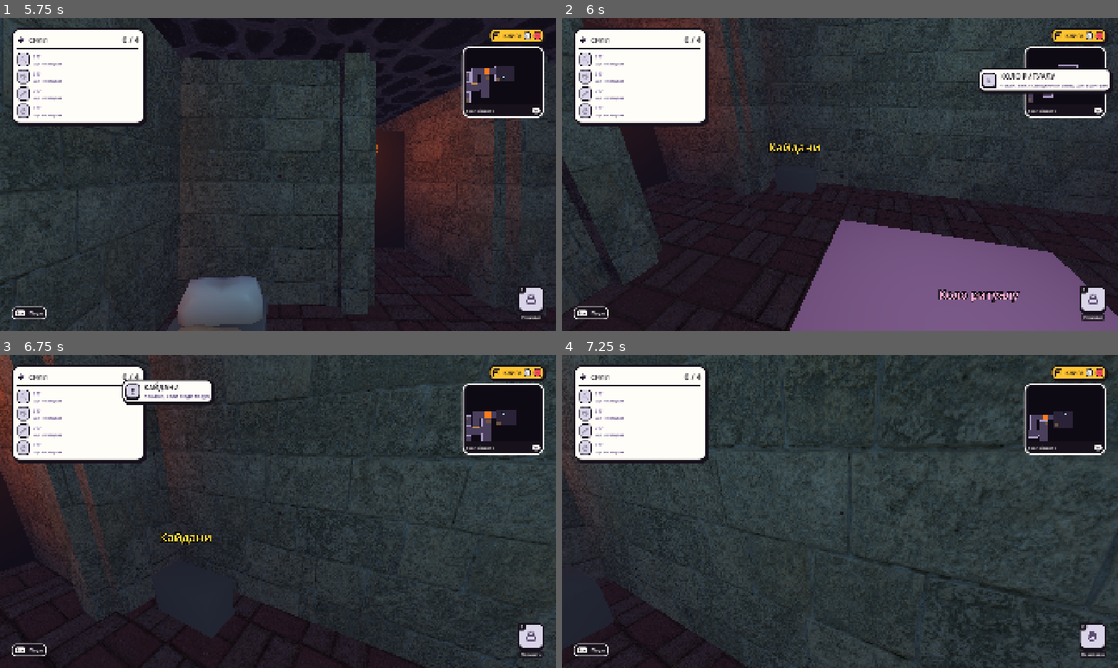
Above: before the commit, frames 1-4 (two rows, left to right).
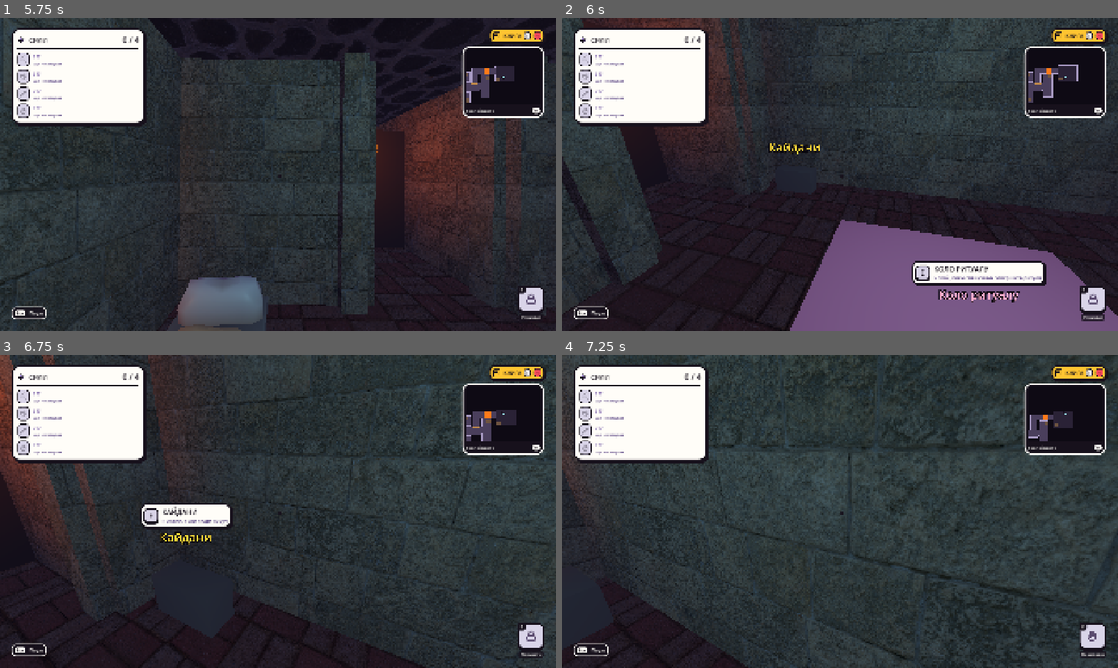
Above: after the commit, the same moments.

Repository: soulvad/halloween-game
Game: Godot game, scene res://scenes/main_menu.tscn
Two runs of this game, one before a commit and one after it. Both use one fixed random seed, a clock stepped at 60 frames per second and the inputs below.
Inputs (mouse positions are in pixels of both pictures, inside the frame that each line leads up to):
- Up to frame 1 (5.75 s): click "ГРАТИ" at 0.5 s; tap Enter (ui_accept) at 1.25, 1.52, 2.27, 3.77, 4.52, 5.27 s; move the mouse to (400, 158) at 1.27 s; hold D (move_right) 1.28-2.03 s; hold E (interact) 1.28-2.03 s; click (400, 158) at 1.42 s; move the mouse to (166, 190) at 2.02 s; hold S (move_back) 2.03-2.78 s; tap J (journal) at 2.1 s; click (166, 190) at 2.17 s; move the mouse to (333, 105) at 2.77 s; hold D (move_right) 2.78-3.53 s; hold Shift (sprint) 2.78-3.53 s; click (333, 105) at 2.92 s; move the mouse to (250, 237) at 3.52 s; hold W (move_forward) 3.53-4.28 s; tap Space at 3.6 s; click (250, 237) at 3.67 s; move the mouse to (444, 221) at 4.27 s; hold A (move_left) from 4.28 s (still down); tap Keypad Enter at 4.35 s; click (444, 221) at 4.42 s; move the mouse to (111, 127) at 5.02 s; tap Backspace at 5.1 s; click (111, 127) at 5.17 s
- Up to frame 2 (6 s): move the mouse to (845, 174) at 5.77 s; release A (move_left) at 5.78 s; hold W (move_forward) from 5.78 s (still down); tap Z at 5.85 s; click (845, 174) at 5.92 s
- Up to frame 3 (6.75 s): move the mouse to (255, 505) at 6.52 s; release W (move_forward) at 6.53 s; hold D (move_right) from 6.53 s (still down); tap Y at 6.6 s; click (255, 505) at 6.67 s
- Up to frame 4 (7.25 s): keep holding D (move_right); tap Enter (ui_accept) at 6.77 s

Frame 1 is identical in both runs. In frame 2, 3.7% of the frame differs, in the area x 62-100%, y 16-86%; in frame 3, 2.3%; in frame 4, nothing differs.

Commit message:
Mouse look no longer sticks on the E card; card sits over the thing
With the mouse captured the cursor stays mid-screen, so the E card over a
station (a PanelContainer, MOUSE_FILTER_STOP) swallowed mouse motion while
it was under the centre: the view froze until you walked away. Mouse look
moves to _input, ahead of the GUI, and the card ignores the mouse.
The card was placed 1.6 m over the station's centre, under the ceiling for
the first memory (y ~1 m); it now sits right over the station's label.

Co-Authored-By: Claude Opus 5.5 <noreply@anthropic.com>

Diff:
--- a/scripts/hud.gd
+++ b/scripts/hud.gd
@@ -8,8 +8,10 @@
 const Station = preload("res://scripts/station.gd")
 const ComicPage = preload("res://scripts/comic_page.gd")
 const MapView = preload("res://scripts/map_view.gd")
-const SCREENS := "res://scripts/screens.gd"  ## how-to / settings, written by the menu side
-
+const SCREENS := "res://scripts/screens.gd"  ## settings, written by the menu side
+
+const PROMPT_OVER := 0.4  ## m over the target's top where the E card sits (= a station's label height)
+const PROMPT_GAP := 34.0  ## px between that point and the card's bottom: clears the label
 const LINE_TIME := 4.5  ## seconds a subtitle stays
 const TOAST_TIME := 3.5  ## seconds the «Нова сила» banner stays (counts only while the game runs)
 const DARK_GREEN := Color("3E8E1E")
@@ -482,6 +484,7 @@
 	col.add_child(_prompt_title)
 	col.add_child(_prompt_sub)
 	_hud.add_child(_prompt)
+	_prompt.mouse_filter = Control.MOUSE_FILTER_IGNORE  # only shows: never catches the captured mouse mid-screen
 	_prompt.hide()
 
 
@@ -510,10 +513,11 @@
 	return ""
 
 
-## E card floating above the target in the world.
+## E card floating above the target in the world: over its own label (station.gd), not a fixed height over its
+## centre, so a thing up on a shelf or a memory near the ceiling doesn't push the card into the ceiling.
 func _update_prompt(t) -> void:
 	var cam := get_viewport().get_camera_3d()
-	var top: Vector3 = t.global_position + Vector3.UP * 1.6 if t else Vector3.ZERO
+	var top: Vector3 = t.global_position + Vector3.UP * (t.size.y / 2 + PROMPT_OVER) if t else Vector3.ZERO
 	_prompt.visible = t != null and cam and not cam.is_position_behind(top)
 	if not _prompt.visible:
 		return
@@ -521,7 +525,7 @@
 	_prompt_sub.text = _prompt_hint(t)
 	_prompt_key.bg_color = UI.GOLD if t.can_use() else UI.GREY
 	_prompt.size = Vector2.ZERO  # shrink to the new text
-	_prompt.position = cam.unproject_position(top) - Vector2(_prompt.size.x / 2, _prompt.size.y + 20)
+	_prompt.position = cam.unproject_position(top) - Vector2(_prompt.size.x / 2, _prompt.size.y + PROMPT_GAP)
 
 
 # --- «Нова сила» toast ---
--- a/scripts/player.gd
+++ b/scripts/player.gd
@@ -138,11 +138,16 @@
 	camera.fov = FOV + PHASE_FOV * phase
 
 
-func _unhandled_input(event: InputEvent) -> void:
+## Mouse look before the GUI: with the mouse captured the cursor sits mid-screen, and a HUD control under it
+## (the E card over a station) would swallow the motion and freeze the view.
+func _input(event: InputEvent) -> void:
 	if event is InputEventMouseMotion and Input.mouse_mode == Input.MOUSE_MODE_CAPTURED:
 		rotation.y -= event.relative.x * MOUSE_SENS
 		head.rotation.x = clampf(head.rotation.x - event.relative.y * MOUSE_SENS, -1.3, 1.3)
-	elif event is InputEventMouseButton and event.pressed and Input.mouse_mode != Input.MOUSE_MODE_CAPTURED and not get_tree().paused:
+
+
+func _unhandled_input(event: InputEvent) -> void:
+	if event is InputEventMouseButton and event.pressed and Input.mouse_mode != Input.MOUSE_MODE_CAPTURED and not get_tree().paused:
 		Input.mouse_mode = Input.MOUSE_MODE_CAPTURED  # click back into the game (e.g. after alt-tab)
 	elif event.is_action_pressed("interact"):
 		var s = target_station()
--- a/tests/smoke_test.gd
+++ b/tests/smoke_test.gd
@@ -70,6 +70,11 @@
 	var candle = st.call("CandleBedroom")
 	assert(not candle.can_use())
 
+	# the E card over a station never takes the mouse (it would freeze the view), and sits over the thing, not the ceiling
+	assert(hud._prompt.mouse_filter == Control.MOUSE_FILTER_IGNORE)
+	var m1 = mem.call(1)
+	assert(m1.global_position.y + m1.size.y / 2 + hud.PROMPT_OVER < 1.8)
+
 	# 3D guide: pauses, shows its steps, Esc / last step dives back into the ghost and unpauses
 	g.tour()
 	var tour = g.get_children().filter(func(n): return n.has_method("go")).front()
